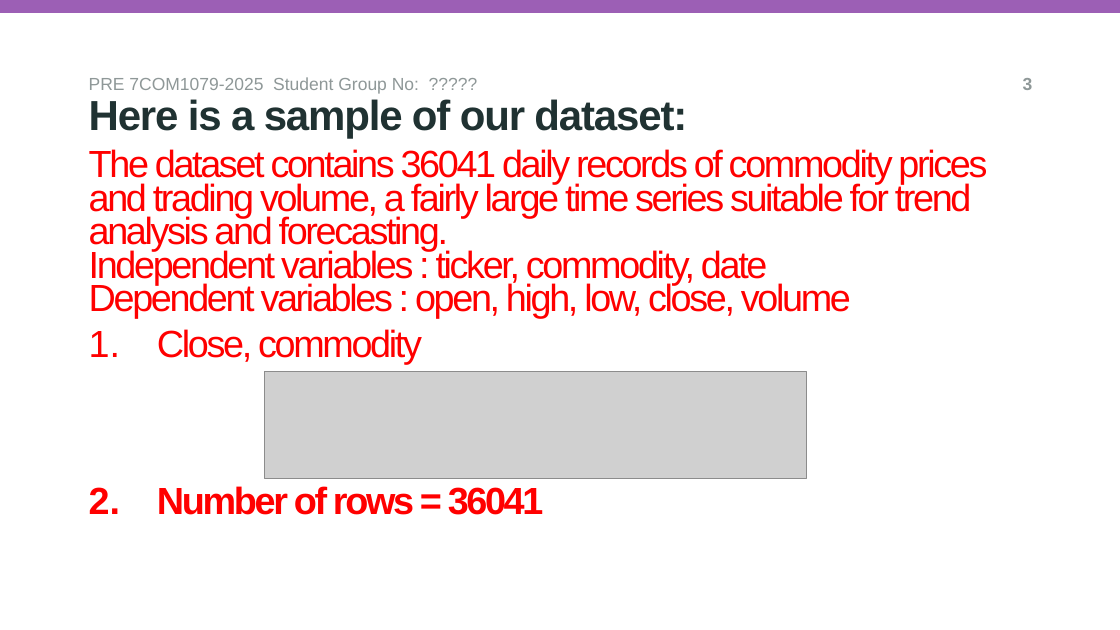
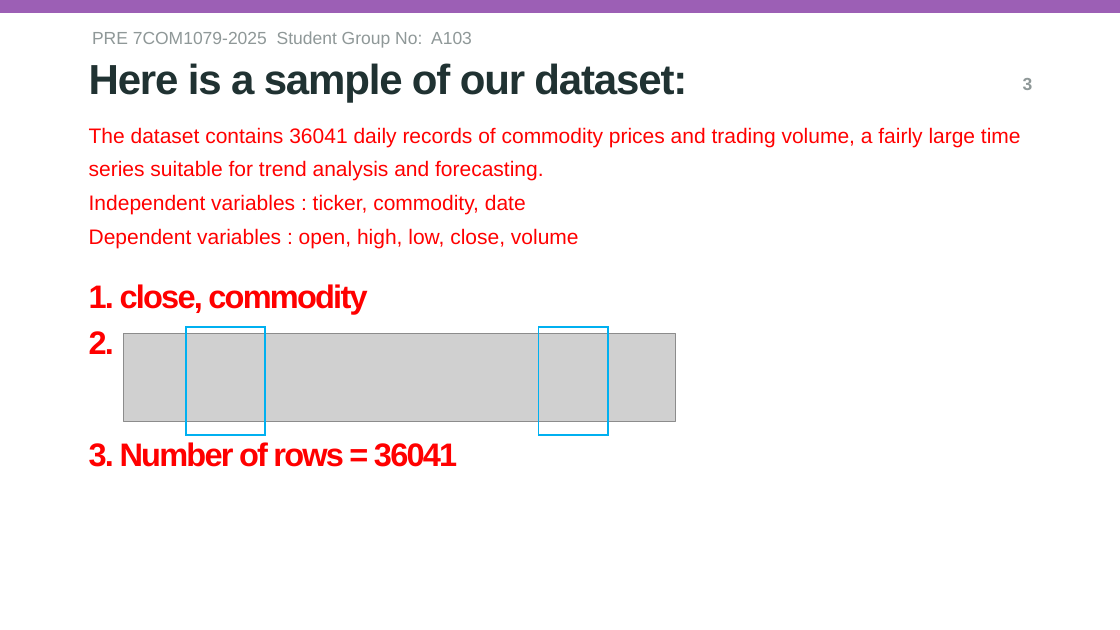
Before and after one commit to Dhanashreem9/group_a_103, a slide deck: slide 3 of reseach_question_presentation_template.pptx. Drawn at 1120x630 pixels with LibreOffice and Linux fonts; fonts in the diff are those of the drawing; grey boxes stand for pictures; background and template pictures are left out. Boxes give left, top, right and bottom in pixels: in the first picture for what was removed or moved away, otherwise in the second. Text is boxed around its words. In the diff, an @@ line names an element or a change of style, - is before the commit and + after.

```diff
--- a/reseach_question_presentation_template.pptx
+++ b/reseach_question_presentation_template.pptx
@@ text at (92,31,472,48): text changed @@
-PRE 7COM1079-2025 Student Group No: ?????
+PRE 7COM1079-2025 Student Group No: A103
@@ subtitle "Here is a sample of ...": place and size @@
-subtitle "Here is a sample of ..." at (89,99,687,139)
+subtitle "Here is a sample of ..." at (89,63,687,103)
@@ title "The dataset contains 36041 daily ...": place and size @@
-title "The dataset contains 36041 daily ..." at (89,149,987,364)
+title "The dataset contains 36041 daily ..." at (89,127,1021,467)
@@ title at (89,127,1021,248): size 32.4 to 18 pt, letter spacing -2 to 0 pt in "The dataset contains 36041 daily records of ..."; less space between paragraphs @@
@@ title at (89,284,457,467): text changed; size 32.4 to 27.9 pt @@
-1. Close, commodity
-2. Number of rows = 36041
+1. close, commodity
+2.
+3. Number of rows = 36041
@@ rectangle added at (186,328,266,435), outline #00B0F0 1.5 pt @@
@@ rectangle added at (539,328,608,435), outline #00B0F0 1.5 pt @@
@@ picture added at (124,334,676,422) @@
@@ picture removed at (265,371,807,479) @@
```
Also in this commit, not shown: 4 other slides changed, 2 other files.
